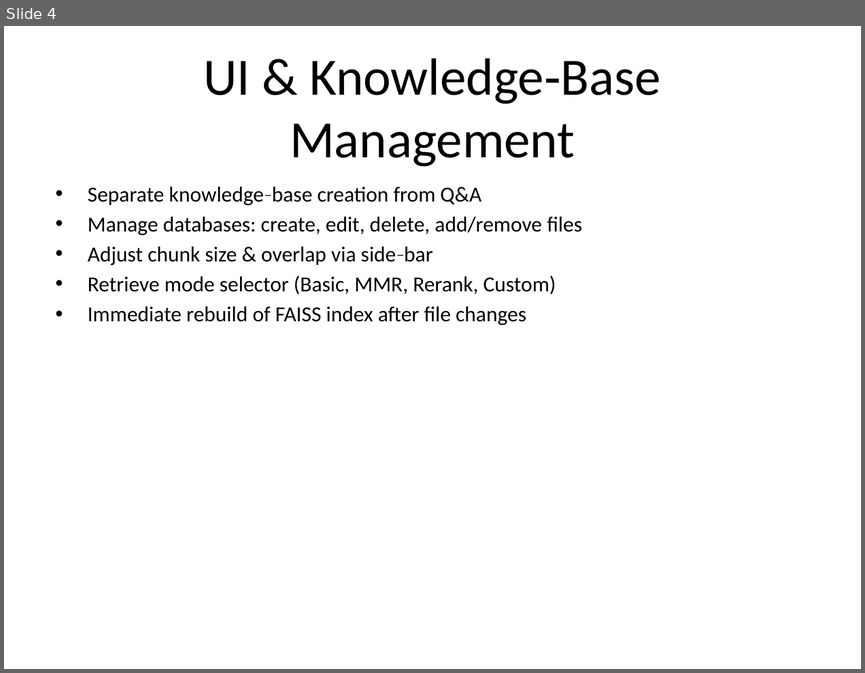
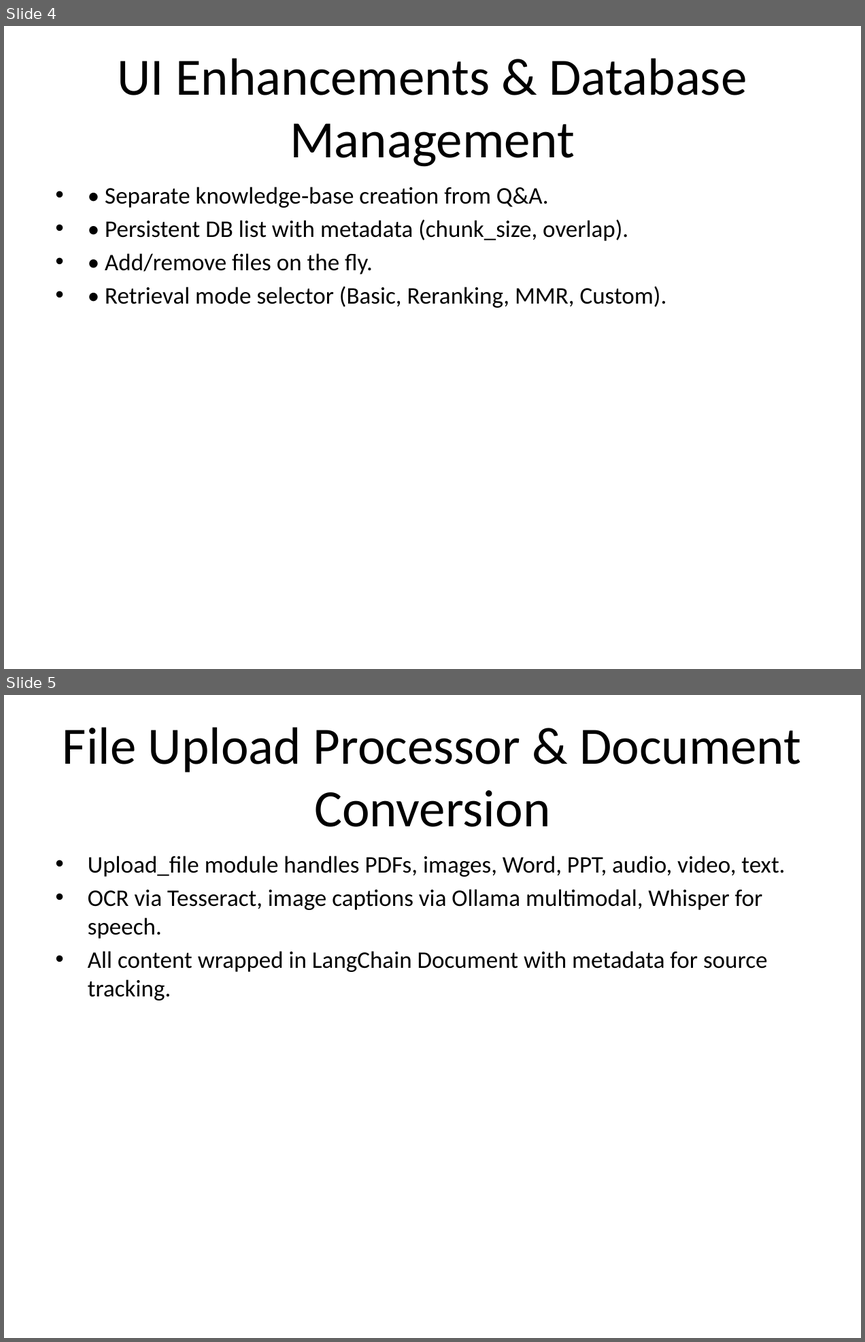
Before and after one commit to sqoojack/MCP-driven-AI-Agent, a slide deck: Output/LLM_report.pptx. Shown one above the other, each under a label of ours: slide 4 before the commit, slides 4 and 5 after it. The pictures are 865x673 and 865x1342 pixels, drawn with LibreOffice and Linux fonts; fonts in the diff are those of the drawing. Boxes give left, top, right and bottom in pixels: in the first picture for what was removed or moved away, otherwise in the second. Text is boxed around its words. In the diff, an @@ line names an element or a change of style, - is before the commit and + after.

```diff
--- a/Output/LLM_report.pptx
+++ b/Output/LLM_report.pptx
@@ slide 5 added at [4,695,861,1338], background #FFFFFF @@
@@ title added at [62,727,801,827], 44 pt, text #000000 @@
+File Upload Processor & Document Conversion
@@ text added at [88,855,785,1000], 20 pt, text #000000 @@
+• Upload_file module handles PDFs, images, Word, PPT, audio, video, text.
+• OCR via Tesseract, image captions via Ollama multimodal, Whisper for speech.
+• All content wrapped in LangChain Document with metadata for source tracking.
@@ slide 4 changed as well @@
@@ title at [117,58,747,167]: text changed @@
-UI & Knowledge‑Base Management
+UI Enhancements & Database Management
@@ text at [105,186,667,308]: text changed; size 18 to 20 pt @@
-• Separate knowledge‑base creation from Q&A
-• Manage databases: create, edit, delete, add/remove files
-• Adjust chunk size & overlap via side‑bar
-• Retrieve mode selector (Basic, MMR, Rerank, Custom)
-• Immediate rebuild of FAISS index after file changes
+• • Separate knowledge‑base creation from Q&A.
+• • Persistent DB list with metadata (chunk_size, overlap).
+• • Add/remove files on the fly.
+• • Retrieval mode selector (Basic, Reranking, MMR, Custom).
```
Also in this commit, not shown: 3 other slides changed, 4 other slides added, 3 slides removed, 4 other files.
